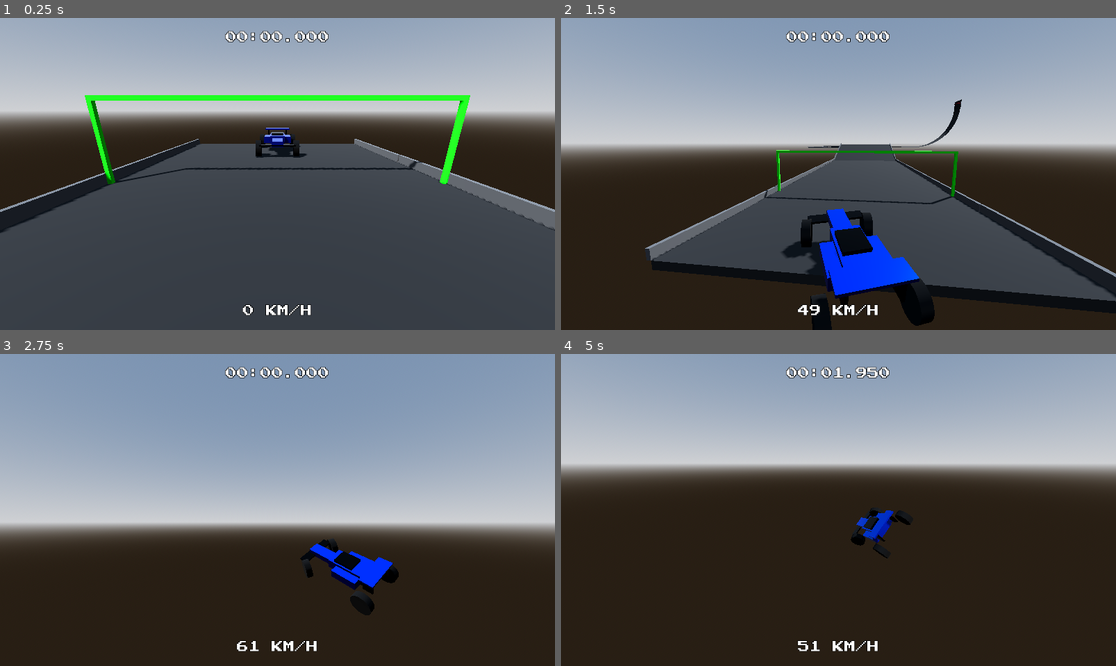
Above: before the commit, frames 1-4 (two rows, left to right).
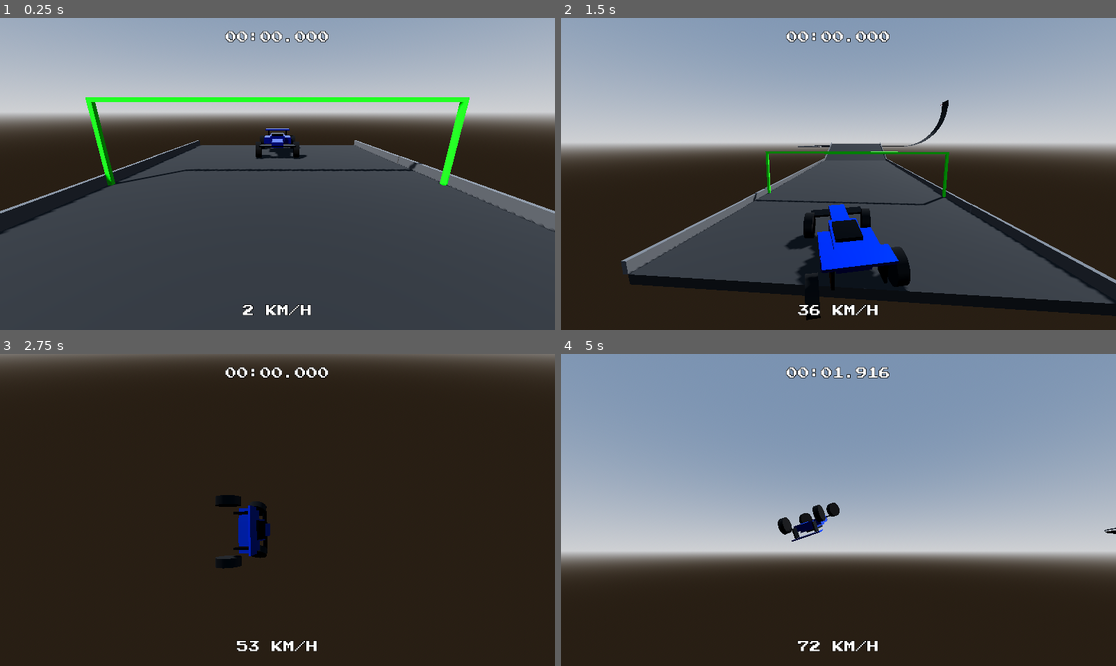
Above: after the commit, the same moments.

Repository: JosePedroDias/godot-trial-maniac
Game: Godot game, scene res://scenes/track2.tscn
The game is run twice, just before and just after one commit, with the same random seed, the same clock (stepped at 60 frames per second) and the same inputs.
Inputs:
- Up to frame 1 (0.25 s): no input
- Up to frame 2 (1.5 s): hold Right (ui_right) 0.53-1.28 s; hold T 0.53-1.28 s; hold Down (ui_down) from 1.28 s (still down); tap 1 at 1.35 s
- Up to frame 3 (2.75 s): release Down (ui_down) at 2.03 s; hold Right (ui_right) from 2.03 s (still down); hold 0 from 2.03 s (still down)
- Up to frame 4 (5 s): release Right (ui_right) at 2.78 s; release 0 at 2.78 s; hold Up (ui_up) 2.78-3.53 s; tap T at 2.85 s; hold 1 3.53-4.28 s; hold Left (ui_left) from 3.53 s (still down); tap 0 at 4.35 s

The runs differ from the first frame. In frame 1, 2.5% of the frame differs, in the area x 0-100%, y 24-96%; in frame 2, 11%; in frame 3, 61%, in the area x 0-100%, y 0-96%; in frame 4, 59%.

Commit message:
stickiness only on pipes and loopings. mass back to 1500

Diff:
--- a/scenes/car.tscn
+++ b/scenes/car.tscn
@@ -16,7 +16,7 @@
 height = 0.2
 
 [node name="Car" type="RigidBody3D"]
-mass = 1000.0
+mass = 1500.0
 center_of_mass_mode = 1
 center_of_mass = Vector3(0, -0.2, 0)
 script = ExtResource("1_c35m8")
--- a/scripts/car_controller.gd
+++ b/scripts/car_controller.gd
@@ -190,6 +190,7 @@
 	steering_input = lerp(steering_input, Input.get_axis("ui_right", "ui_left"), steering_speed * delta)
 
 	var on_ground = false
+	var is_on_sticky = false
 
 	for i in range(raycasts.size()):
 		var ray = raycasts[i]
@@ -201,13 +202,16 @@
 		if ray.is_colliding():
 			on_ground = true
 			var collider = ray.get_collider()
+
+			# Block Detection
+			if collider.has_method("get_script") and collider.get_script() and collider.get_script().get_path() == "res://scripts/track_block.gd":
+				_check_track_block(collider)
+				if collider.is_sticky():
+					is_on_sticky = true
+
 			var hit_point = ray.get_collision_point()
 			var hit_normal = ray.get_collision_normal()
 			var dist = (ray.global_position - hit_point).length()
-
-			# Block Detection
-			if collider.has_method("get_script") and collider.get_script() and collider.get_script().get_path() == "res://scripts/track_block.gd":
-				_check_track_block(collider)
 
 			# 1. Suspension
 			var compression = (suspension_rest_dist + wheel_radius) - dist
@@ -221,9 +225,10 @@
 				# 1.1 Apply Suspension Force
 				apply_force(total_force, ray.global_position - global_position)
 
-				# 1.2 Apply Downforce (Sticky logic for loops)
-				var downforce_dir = -hit_normal
-				apply_force(downforce_dir * downforce / raycasts.size(), ray.global_position - global_position)
+				# 1.2 Apply Downforce (Sticky logic for loops/pipes)
+				if is_on_sticky:
+					var downforce_dir = -hit_normal
+					apply_force(downforce_dir * downforce / raycasts.size(), ray.global_position - global_position)
 
 				# 2. Driving
 				var wheel_basis = ray.global_basis
--- a/scripts/track_block.gd
+++ b/scripts/track_block.gd
@@ -3,3 +3,7 @@
 enum BlockType { STRAIGHT, START, FINISH, BOOSTER, RAMP, CURVE_TIGHT, CURVE_WIDE, STRAIGHT_LONG, CURVE_EXTRA_WIDE, SIDE_PIPE_LEFT, SIDE_PIPE_RIGHT, STRAIGHT_LONG_WO_WALLS, LOOP_360, LOOP_90 }
 
 @export var type: BlockType = BlockType.STRAIGHT
+
+func is_sticky() -> bool:
+	return type == BlockType.SIDE_PIPE_LEFT or type == BlockType.SIDE_PIPE_RIGHT or \
+		   type == BlockType.LOOP_360 or type == BlockType.LOOP_90
Not shown, changed: README.md
